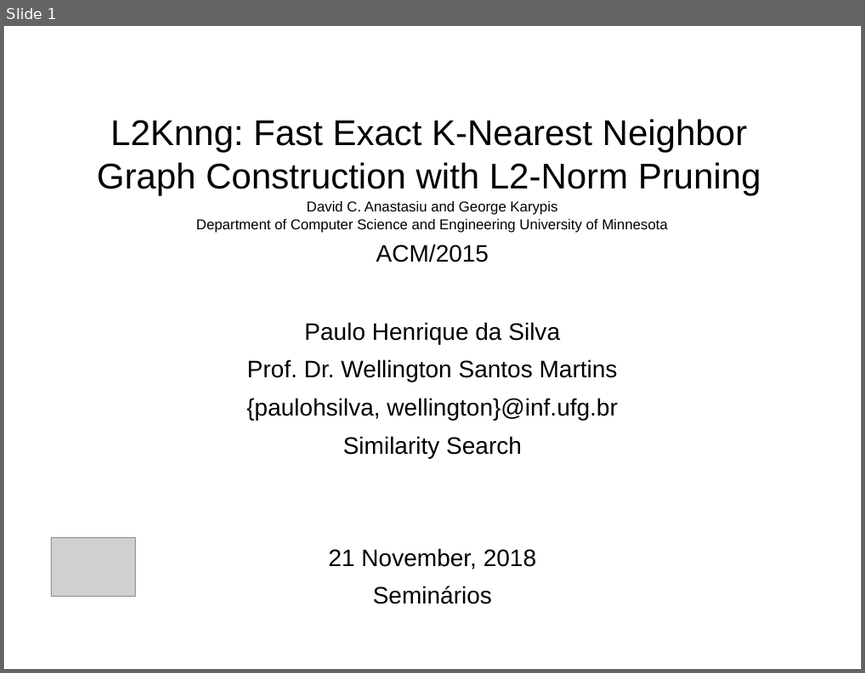
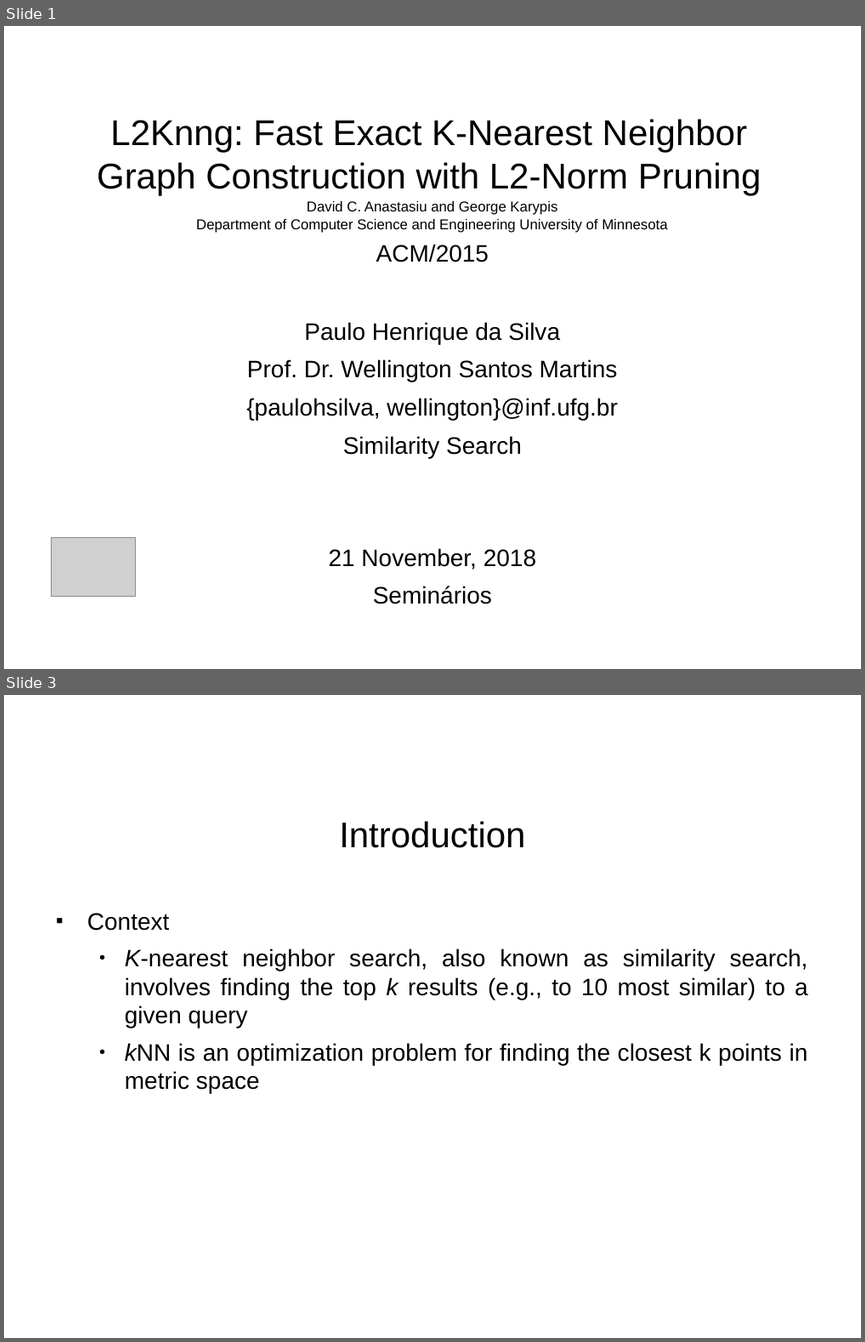
Before and after one commit to paulohq/apresentacao-L2KNNG, a slide deck: apresentacao-L2KNNG.ppt. Shown one above the other, each under a label of ours: slide 1 before the commit, slides 1 and 3 after it; the slides between them are not shown. The pictures are 865x673 and 865x1342 pixels, drawn with LibreOffice and Linux fonts; fonts in the diff are those of the drawing; grey boxes stand for pictures; background and template pictures are left out. Boxes give left, top, right and bottom in pixels: in the first picture for what was removed or moved away, otherwise in the second. Text is boxed around its words. In the diff, an @@ line names an element or a change of style, - is before the commit and + after.

```diff
--- a/apresentacao-L2KNNG.ppt
+++ b/apresentacao-L2KNNG.ppt
@@ slide 3 added at box(4, 695, 861, 1338), background picture (left out) @@
@@ title added at box(339, 821, 525, 848), 30 pt, text #000000 @@
+Introduction
@@ text added at box(87, 913, 808, 1094), 20 pt, text #000000 @@
+■ Context
+  ● K-nearest neighbor search, also known as similarity search, involves finding the top k results (e.g., to 10 most similar) to a given query
+  ● kNN is an optimization problem for finding the closest k points in metric space
@@ text added at box(808, 1294, 861, 1326), 16 pt, text #FFFFFF @@
+2/15
```
Also in this commit, not shown: 6 slides changed, 6 other slides added, 5 slides removed, 2 other files.
